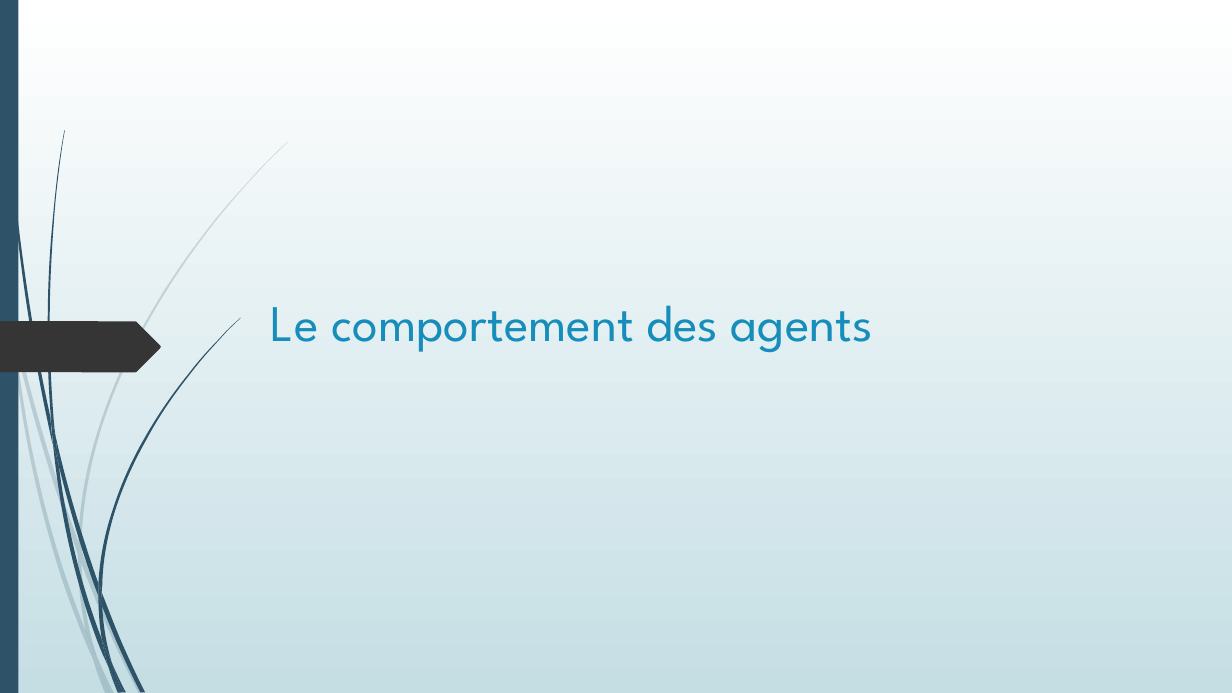
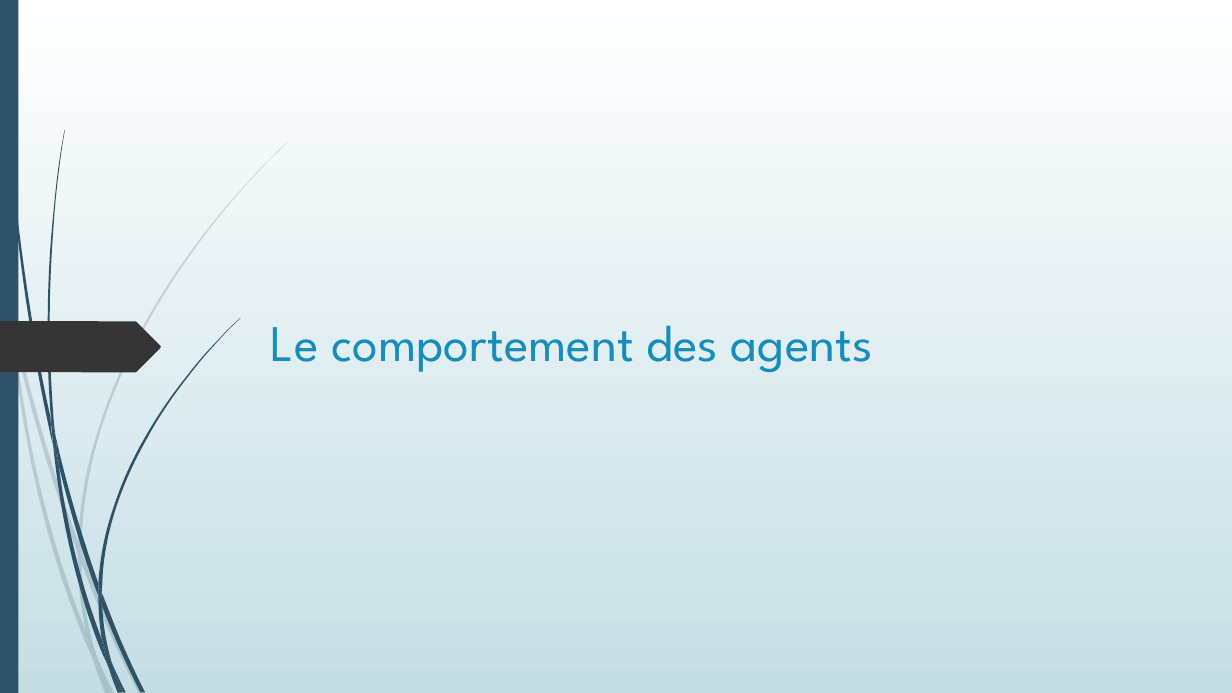
Before and after one commit to Poroing/CrowdDeplacementOptimisation, a slide deck: slide 38 of Présentation/Détermination d'un plan d'évacuation incendie.pptx. Drawn at 1232x693 pixels with LibreOffice and Linux fonts; fonts in the diff are those of the drawing. Boxes give left, top, right and bottom in pixels: in the first picture for what was removed or moved away, otherwise in the second. Text is boxed around its words. In the diff, an @@ line names an element or a change of style, - is before the commit and + after.

```diff
--- a/Présentation/Détermination d'un plan d'évacuation incendie.pptx
+++ b/Présentation/Détermination d'un plan d'évacuation incendie.pptx
@@ title "Le comportement des agents": place and size @@
-title "Le comportement des agents" at box(271, 305, 873, 353)
+title "Le comportement des agents" at box(271, 325, 873, 373)
```
Also in this commit, not shown: 10 other slides changed, 3 other files.
